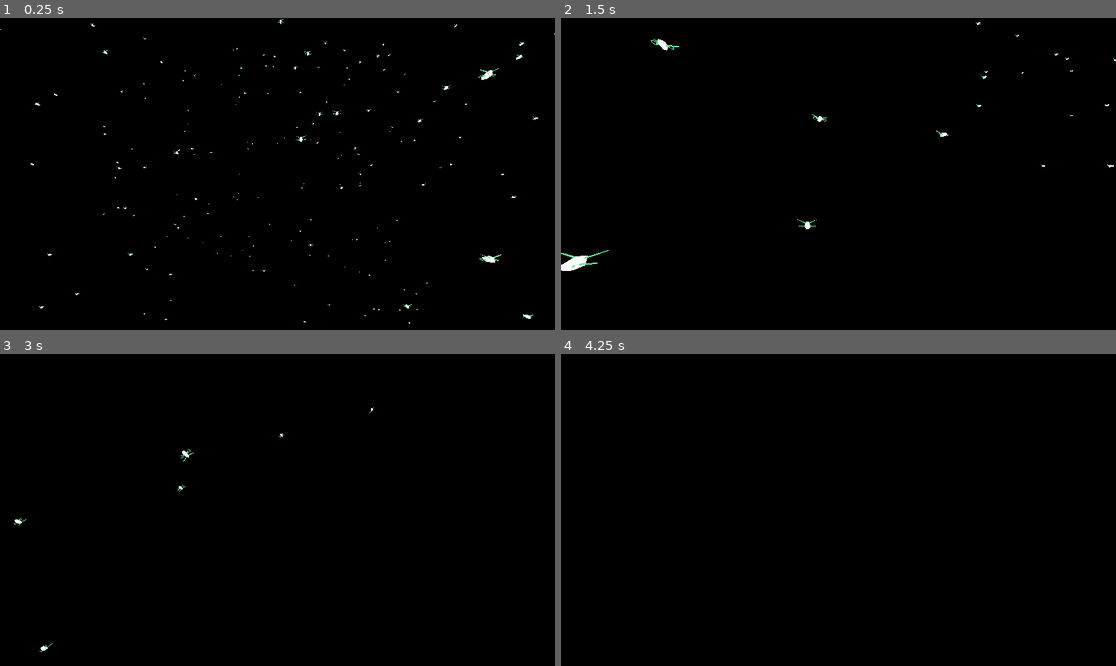
Above: before the commit, frames 1-4 (two rows, left to right).
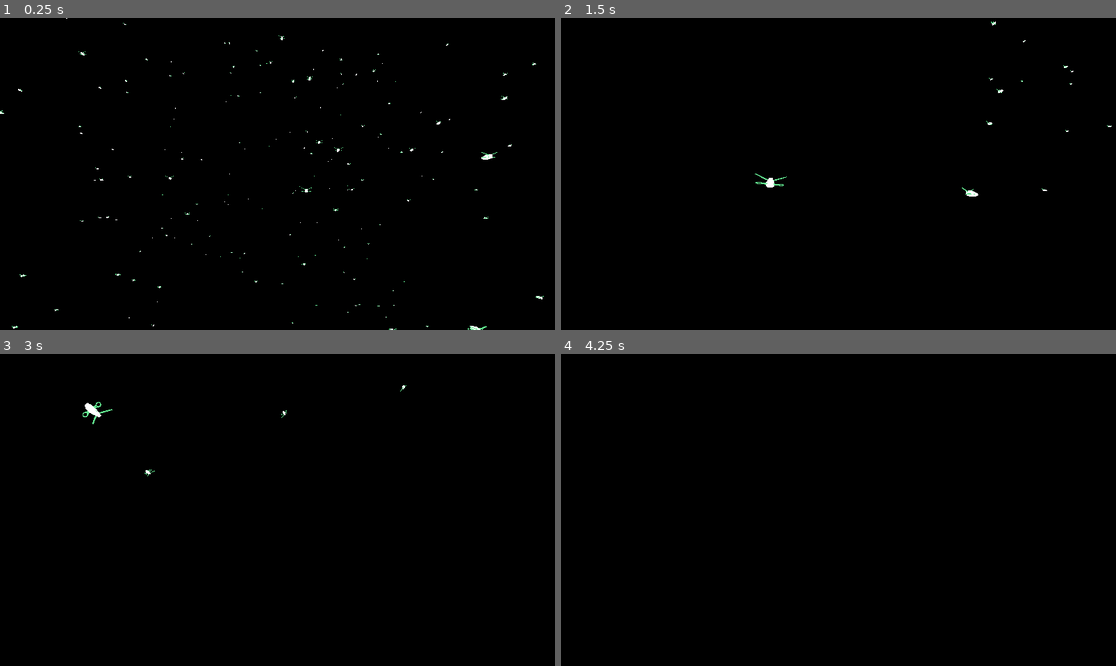
Above: after the commit, the same moments.

Repository: AnasFd/autonomous-drones
Game: Godot game, scene res://main.tscn
Two runs of this game, one before a commit and one after it. Both use one fixed random seed, a clock stepped at 60 frames per second and the inputs below.
Inputs (mouse positions are in pixels of both pictures, inside the frame that each line leads up to):
- Up to frame 1 (0.25 s): no input
- Up to frame 2 (1.5 s): move the mouse to (960, 158) at 0.52 s; press the mouse at (960, 158) at 0.53 s; hold D (move_right) 0.53-1.28 s; move the mouse to (810, 174) at 1.27 s; release the mouse at (810, 174) at 1.28 s; hold W (move_forward) from 1.28 s (still down); click (810, 174) at 1.35 s
- Up to frame 3 (3 s): tap Enter at 2 s; move the mouse to (333, 441) at 2.02 s; release W (move_forward) at 2.03 s; press the mouse at (333, 441) at 2.03 s; hold D (move_right) 2.03-2.78 s; tap Space at 2.75 s; move the mouse to (271, 516) at 2.77 s; release the mouse at (271, 516) at 2.78 s; hold W (move_forward) from 2.78 s (still down); click (271, 516) at 2.85 s
- Up to frame 4 (4.25 s): tap Enter at 3.5 s; move the mouse to (1005, 556) at 3.52 s; release W (move_forward) at 3.53 s; press the mouse at (1005, 556) at 3.53 s; hold A (move_left) from 3.53 s (still down)

The runs differ from the first frame. In frame 1, 0.7% of the frame differs, in the area x 0-100%, y 0-100%; in frame 2, 0.5%; in frame 3, 0.2%; in frame 4, nothing differs.

Commit message:
Presentation 2

Diff:
--- a/scripts/drone.gd
+++ b/scripts/drone.gd
@@ -1,8 +1,6 @@
 extends RigidBody3D
 
 @export var speed: float = 1.0
-@export var attraction_strength: float = 1.0 * speed
-@export var repulsion_strength: float = 1.0
 
 enum State { MOVE }
 var current_state: State = State.MOVE
@@ -10,14 +8,16 @@
 var sphere_center: Vector3
 var sphere_radius: float
 var base_min_distance: float
+var sphere_volume: float
 
 # Function to initialize shared parameters from main.gd
-func initialize(center: Vector3, radius: float, drones: Array, bmd: float) -> void:
+func initialize(center: Vector3, radius: float, drones: Array, bmd: float, sv: float) -> void:
 	# Each drone should know these values
 	self.sphere_center = center
 	self.sphere_radius = radius
 	self.all_drones = drones
 	self.base_min_distance = bmd
+	self.sphere_volume = sv
 
 	# Collision properties
 	self.contact_monitor = true
@@ -62,7 +62,7 @@
 
 func calculate_avoidance_force() -> Vector3:
 	var avoidance_force = Vector3.ZERO
-	var min_distance = base_min_distance + (sphere_radius / all_drones.size())
+	var min_distance = base_min_distance + (sphere_volume / all_drones.size())
 
 	for drone in all_drones:
 		if drone != self:
@@ -73,7 +73,7 @@
 				var repulsion_direction = (global_transform.origin - drone.global_transform.origin).normalized()
 
 				# Calculate a strong repulsion magnitude that increases as drones get closer
-				var repulsion_magnitude = repulsion_strength * (min_distance - distance_to_drone) / min_distance
+				var repulsion_magnitude = (min_distance - distance_to_drone) / min_distance
 				avoidance_force += repulsion_direction * repulsion_magnitude
 
 	return avoidance_force
--- a/scripts/main.gd
+++ b/scripts/main.gd
@@ -8,19 +8,22 @@
 @export var sphere_center: Vector3 = Vector3(0, 0, 0)
 @export var sphere_radius: float = 40.0 # 40/15 (performance) 40/10 awesome view
 @export var base_min_distance: float = 10.0
+@export var sphere_volume: float = 4/(3 * PI * pow(sphere_radius, 3))
 
-enum State { MOVE, AVOID_OBSTACLES }
+enum State { MOVE }
 var global_state: State = State.MOVE
 var all_drones = []
 var num_drones: int
 
 func _ready():
-	camera.position = Vector3(3.28, -12.01, 73.22)
+	#camera.position = Vector3(3.28, -12.01, 73.22)
+	camera.position = Vector3(0, 0, 73.22)
+	camera.look_at(sphere_center)
 	num_drones = drones_per_radius(sphere_radius, base_min_distance)
-	print(num_drones)
+	print("Nombre de drones: " + str(num_drones))
 	spawn_drones(num_drones)
 	for drone in all_drones:
-		drone.initialize(sphere_center, sphere_radius, all_drones, base_min_distance)
+		drone.initialize(sphere_center, sphere_radius, all_drones, base_min_distance, sphere_volume)
 
 func _process(delta):
 	update_states(delta)
